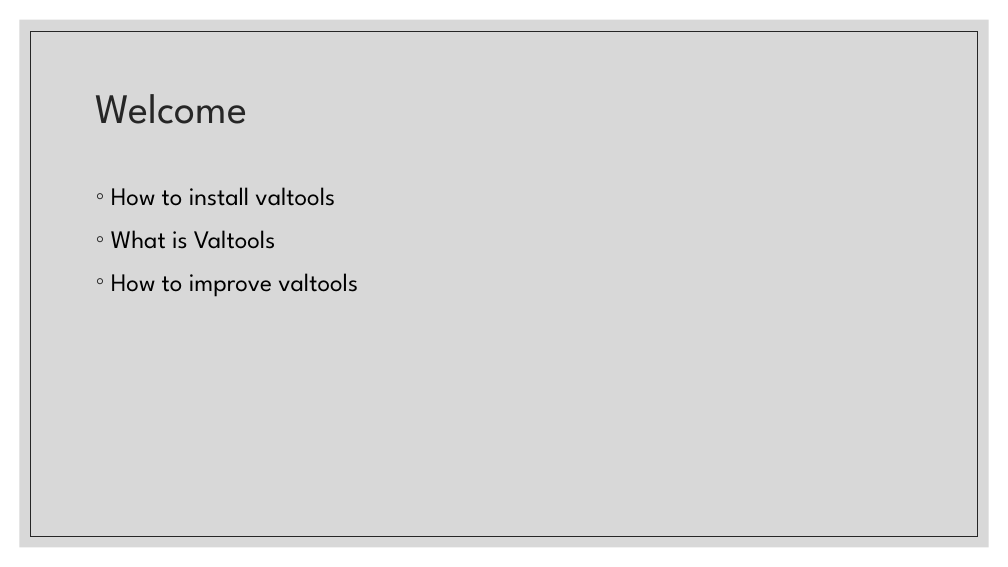
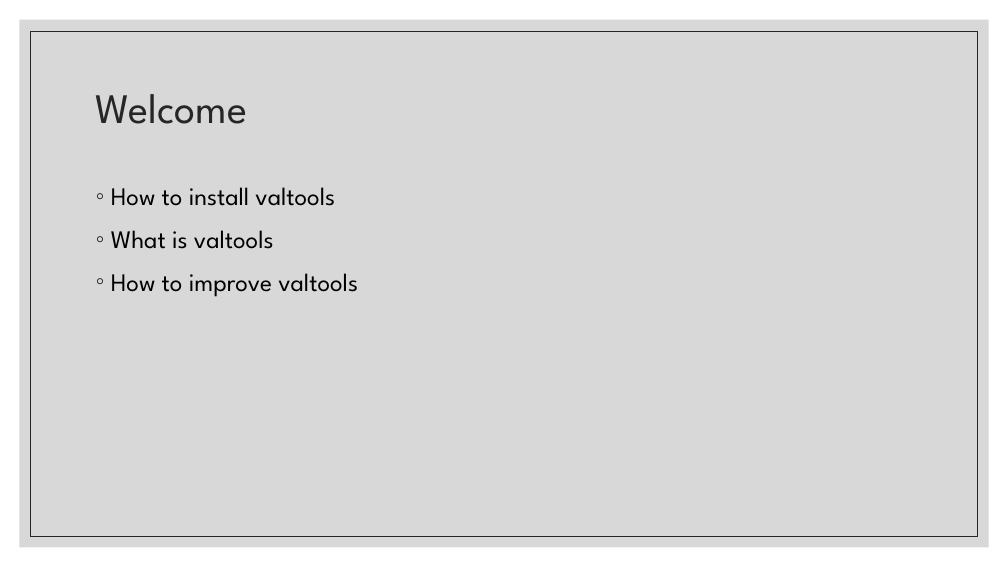
Before and after one commit to FredHutch/R_Package_Validation_Tutorial, a slide deck: slide 2 of Slides/Slides-04-Introduction_to_Valtools/Slides-04-01-Valtools/Slides-04-01-Valtools.pptx. Drawn at 1008x567 pixels with LibreOffice and Linux fonts; fonts in the diff are those of the drawing. Boxes give left, top, right and bottom in pixels: in the first picture for what was removed or moved away, otherwise in the second. Text is boxed around its words. In the diff, an @@ line names an element or a change of style, - is before the commit and + after.

```diff
--- a/Slides/Slides-04-Introduction_to_Valtools/Slides-04-01-Valtools/Slides-04-01-Valtools.pptx
+++ b/Slides/Slides-04-Introduction_to_Valtools/Slides-04-01-Valtools/Slides-04-01-Valtools.pptx
@@ text at (111,230,274,249): text changed @@
-◦ What is Valtools
+◦ What is valtools
```
Also in this commit, not shown: 1 other file.
